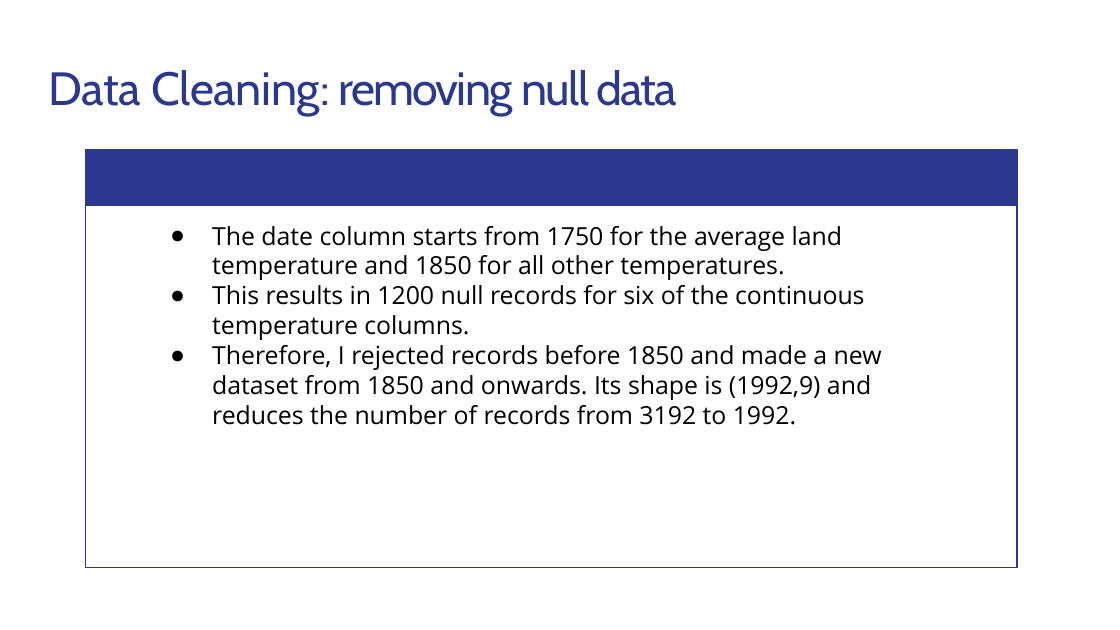
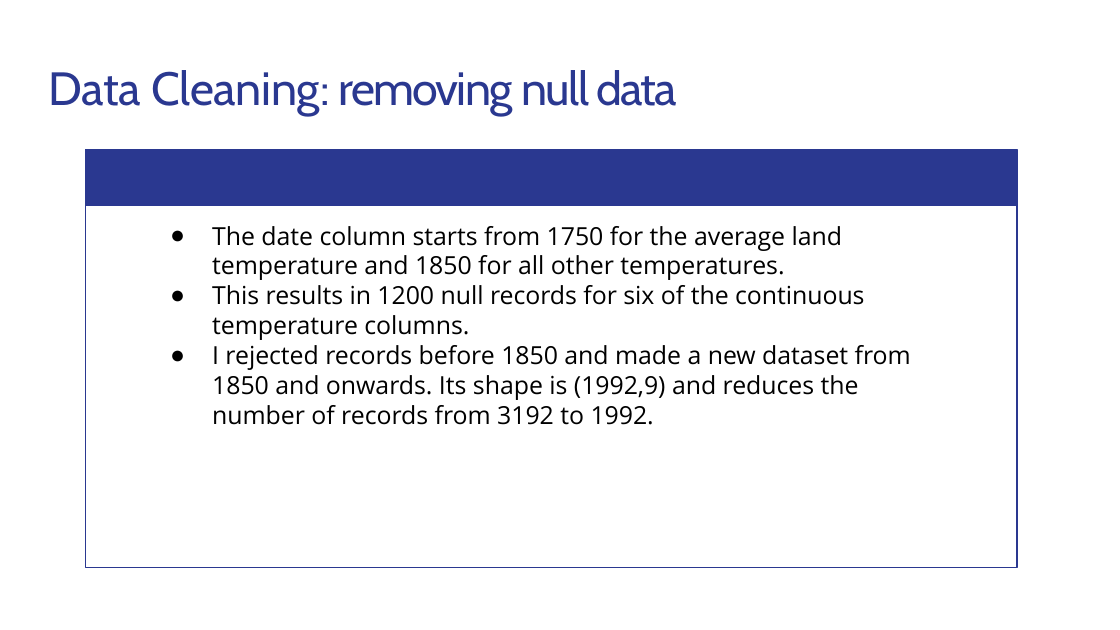
Before and after one commit to matthewshawnkehoe/Data-Science-Projects, a slide deck: slide 8 of Capstone Projects/Capstone_Two_Supervised_ML/Predicting_Temperature_Change.pptx. Drawn at 1120x630 pixels with LibreOffice and Linux fonts; fonts in the diff are those of the drawing. Boxes give left, top, right and bottom in pixels: in the first picture for what was removed or moved away, otherwise in the second. Text is boxed around its words. In the diff, an @@ line names an element or a change of style, - is before the commit and + after.

```diff
--- a/Capstone Projects/Capstone_Two_Supervised_ML/Predicting_Temperature_Change.pptx
+++ b/Capstone Projects/Capstone_Two_Supervised_ML/Predicting_Temperature_Change.pptx
@@ text at (212,345,911,425): text changed @@
-● Therefore, I rejected records before 1850 and made a new dataset from 1850 and onwards. Its shape is (1992,9) and reduces the number of records from 3192 to 1992.
+● I rejected records before 1850 and made a new dataset from 1850 and onwards. Its shape is (1992,9) and reduces the number of records from 3192 to 1992.
```
Also in this commit, not shown: 6 other slides changed, 2 slides added.
